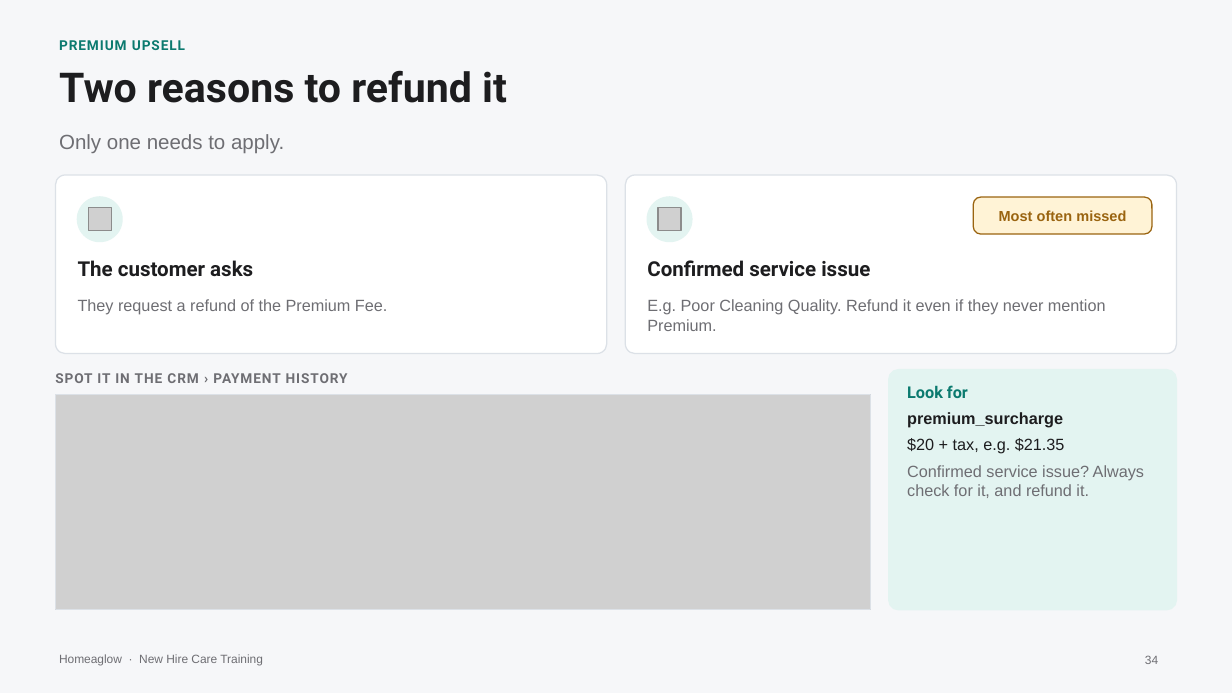
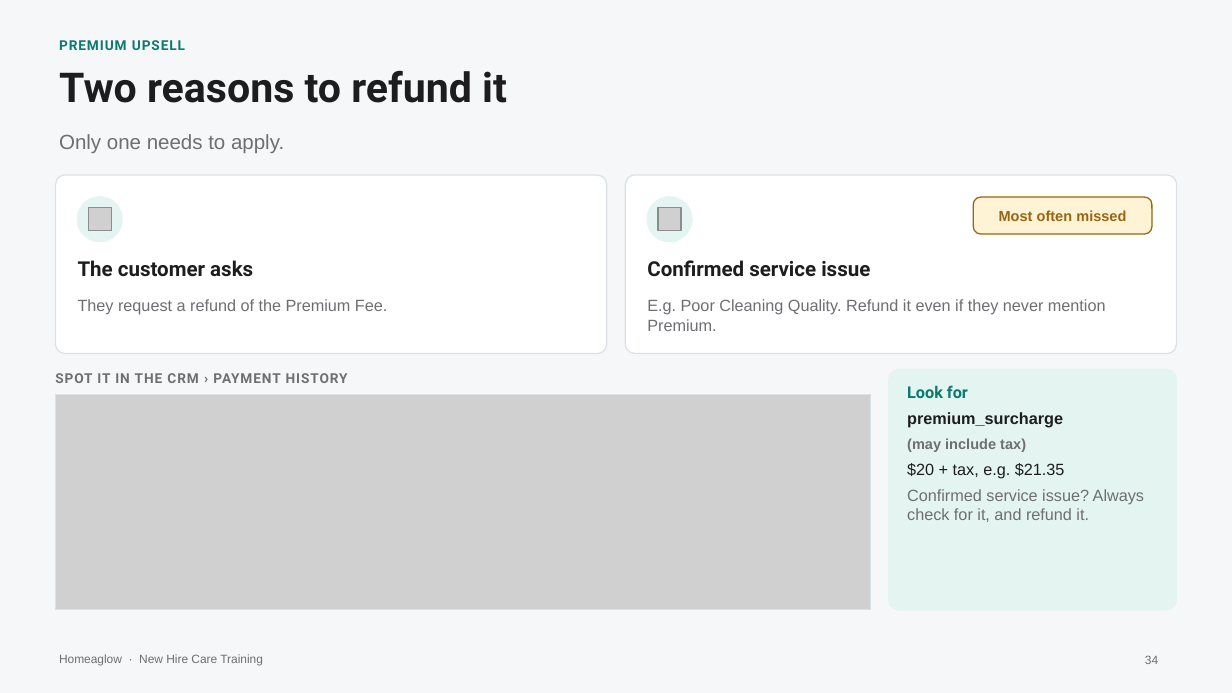
Before and after one commit to anjulimichelle/training, a slide deck: slide 34 of incorrect-info-lmc-lockout/incorrect-info-lmc-lockout.pptx. Drawn at 1232x693 pixels with LibreOffice and Linux fonts; fonts in the diff are those of the drawing; grey boxes stand for pictures. Boxes give left, top, right and bottom in pixels: in the first picture for what was removed or moved away, otherwise in the second. Text is boxed around its words. In the diff, an @@ line names an element or a change of style, - is before the commit and + after.

```diff
--- a/incorrect-info-lmc-lockout/incorrect-info-lmc-lockout.pptx
+++ b/incorrect-info-lmc-lockout/incorrect-info-lmc-lockout.pptx
@@ text at (907,438,1026,452): paragraph added @@
+(may include tax)
```
Also in this commit, not shown: 3 other slides changed, 2 other files.
